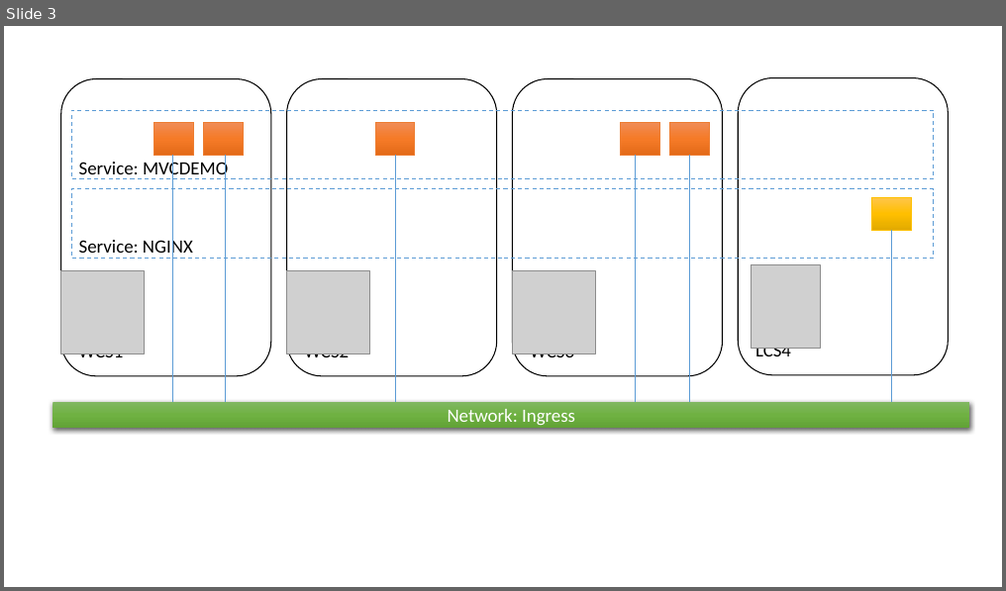
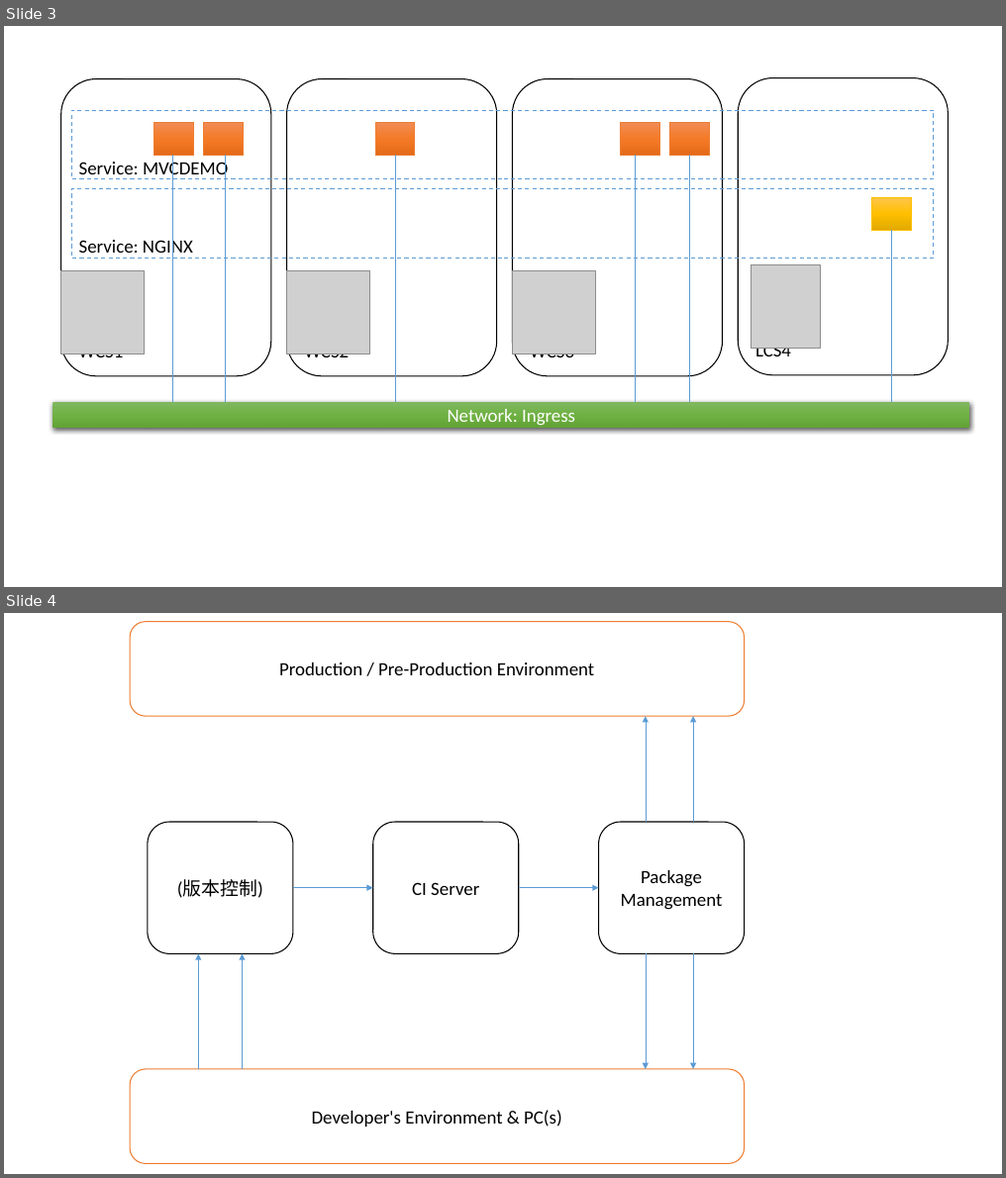
Before and after one commit to andrew0928/columns.chicken-house.net, a slide deck: wp-content/uploads/2017/05/slides.pptx. Shown one above the other, each under a label of ours: slide 3 before the commit, slides 3 and 4 after it. The pictures are 1006x591 and 1006x1178 pixels, drawn with LibreOffice and Linux fonts; fonts in the diff are those of the drawing; grey boxes stand for pictures. Boxes give left, top, right and bottom in pixels: in the first picture for what was removed or moved away, otherwise in the second. Text is boxed around its words. In the diff, an @@ line names an element or a change of style, - is before the commit and + after.

```diff
--- a/wp-content/uploads/2017/05/slides.pptx
+++ b/wp-content/uploads/2017/05/slides.pptx
@@ slide 4 added at box(4, 613, 1002, 1174), background #FFFFFF @@
@@ rounded rectangle added at box(130, 621, 745, 716), fill #FFFFFF, outline #ED7D31 1 pt, 18 pt, text #000000 @@
+Production / Pre-Production Environment
@@ arrow added from (646, 822) to (646, 716), #5B9BD5 0.5 pt @@
@@ arrow added from (693, 822) to (693, 716), #5B9BD5 0.5 pt @@
@@ rounded rectangle added at box(148, 822, 293, 954), fill #FFFFFF, outline #000000 1 pt, 18 pt, text #000000 @@
+(版本控制)
@@ rounded rectangle added at box(373, 822, 519, 954), fill #FFFFFF, outline #000000 1 pt, 18 pt, text #000000 @@
+CI Server
@@ rounded rectangle added at box(598, 822, 744, 954), fill #FFFFFF, outline #000000 1 pt, 18 pt, text #000000 @@
+Package Management
@@ arrow added from (293, 888) to (373, 888), #5B9BD5 0.5 pt @@
@@ arrow added from (519, 888) to (598, 888), #5B9BD5 0.5 pt @@
@@ arrow added from (199, 1069) to (199, 955), #5B9BD5 0.5 pt @@
@@ arrow added from (242, 1069) to (242, 955), #5B9BD5 0.5 pt @@
@@ arrow added from (646, 955) to (646, 1069), #5B9BD5 0.5 pt @@
@@ arrow added from (693, 955) to (693, 1069), #5B9BD5 0.5 pt @@
@@ rounded rectangle added at box(130, 1069, 745, 1164), fill #FFFFFF, outline #ED7D31 1 pt, 18 pt, text #000000 @@
+Developer's Environment & PC(s)
```
Also in this commit, not shown: 1 other slide added, 8 other files.
